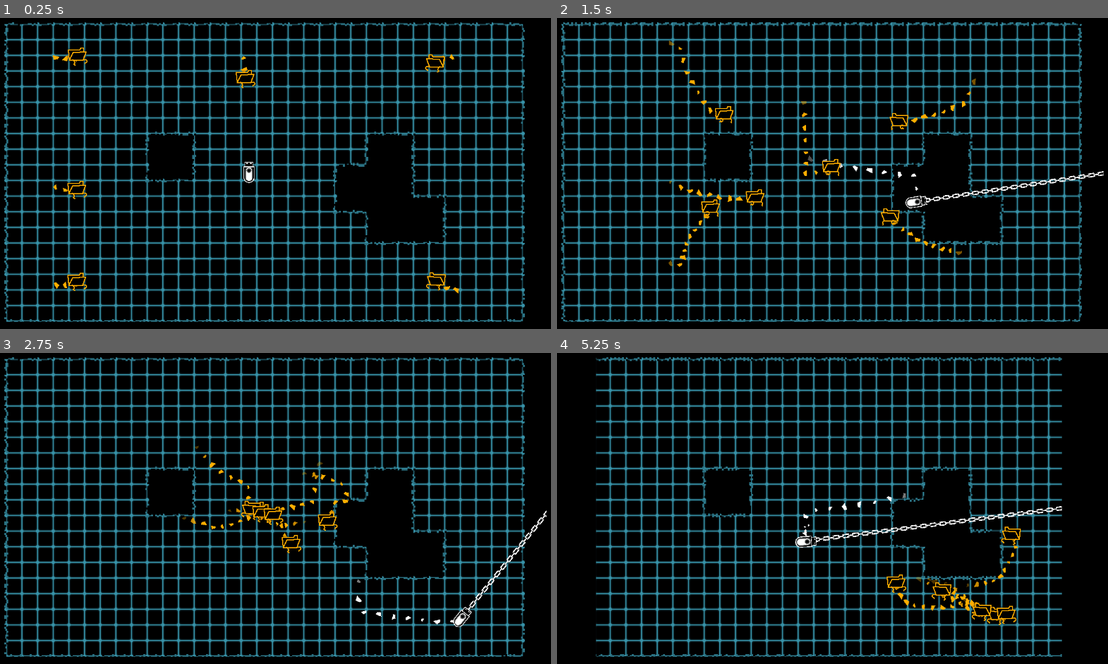
Above: before the commit, frames 1-4 (two rows, left to right).
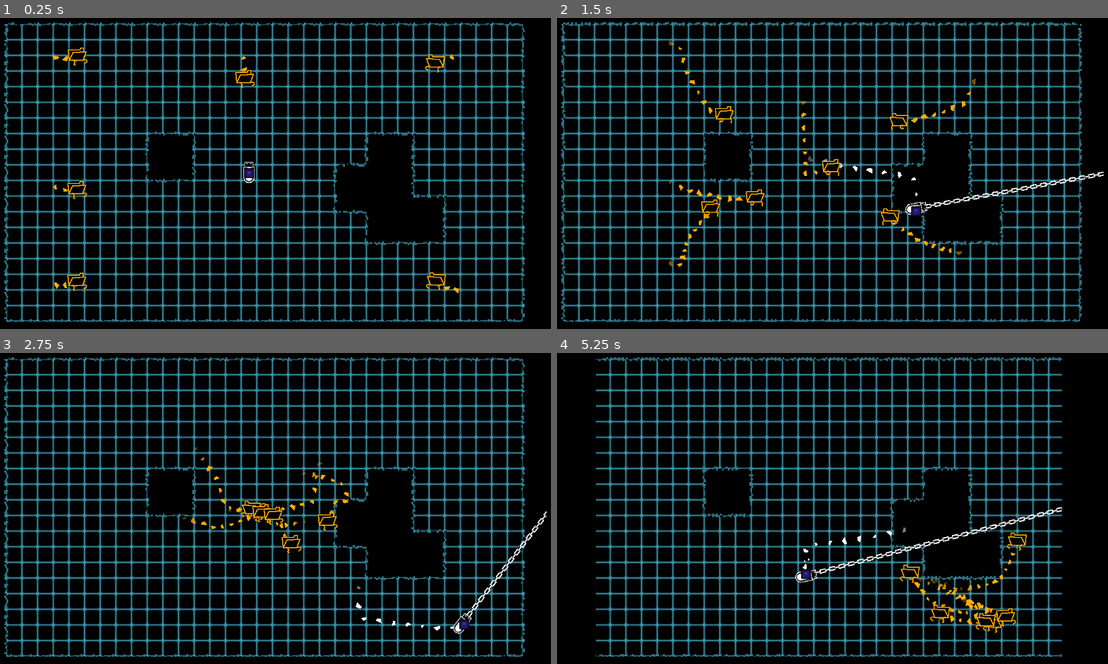
Above: after the commit, the same moments.

Repository: SomeSortOfSam/Hardest_Drive
Game: Godot game, scene res://scenes/gamplay.tscn
Same seed, same stepped clock (60 frames per second), same inputs: the game is played once before the commit and once after it. The engine's default icon, where the game draws it, is replaced by a stand-in: a white triangle on a blue panel in a dark square. Sound files missing from this copy of the repository are replaced by a short silence.
Inputs (mouse positions are in pixels of both pictures, inside the frame that each line leads up to):
- Up to frame 1 (0.25 s): no input
- Up to frame 2 (1.5 s): move the mouse to (953, 154) at 0.52 s; hold D (player_right) 0.53-1.28 s; click (953, 154) at 0.67 s; move the mouse to (716, 185) at 1.27 s; hold S (player_down) from 1.28 s (still down)
- Up to frame 3 (2.75 s): move the mouse to (330, 436) at 2.02 s; release S (player_down) at 2.03 s; hold D (player_right) from 2.03 s (still down)
- Up to frame 4 (5.25 s): move the mouse to (799, 567) at 2.77 s; release D (player_right) at 2.78 s; hold W (player_up) 2.78-3.53 s; click (799, 567) at 2.92 s; move the mouse to (997, 552) at 3.52 s; hold A (player_left) 3.53-5.03 s; move the mouse to (661, 458) at 4.27 s; move the mouse to (854, 505) at 5.02 s; hold S (player_down) from 5.03 s (still down); click (854, 505) at 5.17 s

The runs differ from the first frame. In frame 1, 0.1% of the frame differs, in the area x 42-47%, y 15-54%; in frame 2, 0.8%; in frame 3, 0.9%; in frame 4, 2.7%, in the area x 43-92%, y 44-91%.

Commit message:
Made player fall when over hole

Diff:
--- a/scenes/gamplay.tscn
+++ b/scenes/gamplay.tscn
@@ -254,6 +254,9 @@
 1:0/0 = 0
 1:0/0/terrain_set = 0
 1:0/0/terrain = 0
+1:0/0/physics_layer_0/linear_velocity = Vector2(0, 0)
+1:0/0/physics_layer_0/angular_velocity = 0.0
+1:0/0/physics_layer_0/polygon_0/points = PackedVector2Array(-16, -16, 32, -16, 32, 16, -16, 16)
 1:0/0/terrains_peering_bit/right_side = 0
 1:0/0/navigation_layer_0/polygon = SubResource("NavigationPolygon_apgcb")
 2:0/animation_columns = 4
@@ -265,6 +268,9 @@
 2:0/0 = 0
 2:0/0/terrain_set = 0
 2:0/0/terrain = 0
+2:0/0/physics_layer_0/linear_velocity = Vector2(0, 0)
+2:0/0/physics_layer_0/angular_velocity = 0.0
+2:0/0/physics_layer_0/polygon_0/points = PackedVector2Array(-32, -16, 32, -16, 32, 16, -32, 16)
 2:0/0/terrains_peering_bit/right_side = 0
 2:0/0/terrains_peering_bit/left_side = 0
 2:0/0/navigation_layer_0/polygon = SubResource("NavigationPolygon_g2aiy")
@@ -277,6 +283,9 @@
 3:0/0 = 0
 3:0/0/terrain_set = 0
 3:0/0/terrain = 0
+3:0/0/physics_layer_0/linear_velocity = Vector2(0, 0)
+3:0/0/physics_layer_0/angular_velocity = 0.0
+3:0/0/physics_layer_0/polygon_0/points = PackedVector2Array(-32, -16, 16, -16, 16, 16, -32, 16)
 3:0/0/terrains_peering_bit/left_side = 0
 3:0/0/navigation_layer_0/polygon = SubResource("NavigationPolygon_6qc3b")
 4:0/animation_columns = 4
@@ -288,6 +297,9 @@
 4:0/0 = 0
 4:0/0/terrain_set = 0
 4:0/0/terrain = 0
+4:0/0/physics_layer_0/linear_velocity = Vector2(0, 0)
+4:0/0/physics_layer_0/angular_velocity = 0.0
+4:0/0/physics_layer_0/polygon_0/points = PackedVector2Array(-32, 16, -32, -16, -32, -32, -16, -32, 16, -32, 16, -16, 32, -16, 32, 16, 16, 16, 16, 32, -16, 32, -17.25, 16)
 4:0/0/terrains_peering_bit/right_side = 0
 4:0/0/terrains_peering_bit/bottom_side = 0
 4:0/0/terrains_peering_bit/left_side = 0
@@ -303,6 +315,9 @@
 5:0/0 = 0
 5:0/0/terrain_set = 0
 5:0/0/terrain = 0
+5:0/0/physics_layer_0/linear_velocity = Vector2(0, 0)
+5:0/0/physics_layer_0/angular_velocity = 0.0
+5:0/0/physics_layer_0/polygon_0/points = PackedVector2Array(-32, 16, -32, -16, -16, -16, 16, -16, 32, -16, 32, 16, 32, 32, 16, 32, -16, 32, -16, 16)
 5:0/0/terrains_peering_bit/right_side = 0
 5:0/0/terrains_peering_bit/bottom_right_corner = 0
 5:0/0/terrains_peering_bit/bottom_side = 0
@@ -317,6 +332,9 @@
 6:0/0 = 0
 6:0/0/terrain_set = 0
 6:0/0/terrain = 0
+6:0/0/physics_layer_0/linear_velocity = Vector2(0, 0)
+6:0/0/physics_layer_0/angular_velocity = 0.0
+6:0/0/physics_layer_0/polygon_0/points = PackedVector2Array(-32, 16, -32, -16, -16, -16, 32, -16, 32, 16, 16, 16, 16, 32, -16, 32, -32, 32)
 6:0/0/terrains_peering_bit/right_side = 0
 6:0/0/terrains_peering_bit/bottom_side = 0
 6:0/0/terrains_peering_bit/bottom_left_corner = 0
@@ -331,6 +349,9 @@
 7:0/0 = 0
 7:0/0/terrain_set = 0
 7:0/0/terrain = 0
+7:0/0/physics_layer_0/linear_velocity = Vector2(0, 0)
+7:0/0/physics_layer_0/angular_velocity = 0.0
+7:0/0/physics_layer_0/polygon_0/points = PackedVector2Array(-32, 16, -32, -16, -16, -16, -16, -32, 16, -32, 32, -32, 32, -16, 32, 16, 16, 16, 16, 32, -16, 32, -16, 16)
 7:0/0/terrains_peering_bit/right_side = 0
 7:0/0/terrains_peering_bit/bottom_side = 0
 7:0/0/terrains_peering_bit/left_side = 0
@@ -346,6 +367,9 @@
 8:0/0 = 0
 8:0/0/terrain_set = 0
 8:0/0/terrain = 0
+8:0/0/physics_layer_0/linear_velocity = Vector2(0, 0)
+8:0/0/physics_layer_0/angular_velocity = 0.0
+8:0/0/physics_layer_0/polygon_0/points = PackedVector2Array(32, -16, 32, 16, 32, 32, 16, 32, -16, 32, -16, -16)
 8:0/0/terrains_peering_bit/right_side = 0
 8:0/0/terrains_peering_bit/bottom_right_corner = 0
 8:0/0/terrains_peering_bit/bottom_side = 0
@@ -359,6 +383,9 @@
 9:0/0 = 0
 9:0/0/terrain_set = 0
 9:0/0/terrain = 0
+9:0/0/physics_layer_0/linear_velocity = Vector2(0, 0)
+9:0/0/physics_layer_0/angular_velocity = 0.0
+9:0/0/physics_layer_0/polygon_0/points = PackedVector2Array(32, -16, 32, 32, -32, 32, -32, -16)
 9:0/0/terrains_peering_bit/right_side = 0
 9:0/0/terrains_peering_bit/bottom_right_corner = 0
 9:0/0/terrains_peering_bit/bottom_side = 0
@@ -374,6 +401,9 @@
 10:0/0 = 0
 10:0/0/terrain_set = 0
 10:0/0/terrain = 0
+10:0/0/physics_layer_0/linear_velocity = Vector2(0, 0)
+10:0/0/physics_layer_0/angular_velocity = 0.0
+10:0/0/physics_layer_0/polygon_0/points = PackedVector2Array(16, -16, 32, -16, 32, 32, -16, 32, -32, 32, -32, 16, -32, -16, -16, -16, -16, -32, 16, -32)
 10:0/0/terrains_peering_bit/right_side = 0
 10:0/0/terrains_peering_bit/bottom_right_corner = 0
 10:0/0/terrains_peering_bit/bottom_side = 0
@@ -390,6 +420,9 @@
 11:0/0 = 0
 11:0/0/terrain_set = 0
 11:0/0/terrain = 0
+11:0/0/physics_layer_0/linear_velocity = Vector2(0, 0)
+11:0/0/physics_layer_0/angular_velocity = 0.0
+11:0/0/physics_layer_0/polygon_0/points = PackedVector2Array(16, -16, 16, 32, -32, 32, -32, -16)
 11:0/0/terrains_peering_bit/bottom_side = 0
 11:0/0/terrains_peering_bit/bottom_left_corner = 0
 11:0/0/terrains_peering_bit/left_side = 0
@@ -402,6 +435,9 @@
 0:1/0 = 0
 0:1/0/terrain_set = 0
 0:1/0/terrain = 0
+0:1/0/physics_layer_0/linear_velocity = Vector2(0, 0)
+0:1/0/physics_layer_0/angular_velocity = 0.0
+0:1/0/physics_layer_0/polygon_0/points = PackedVector2Array(-16, -16, 16, -16, 16, 32, -16, 32)
 0:1/0/terrains_peering_bit/bottom_side = 0
 0:1/0/navigation_layer_0/polygon = SubResource("NavigationPolygon_rrtjo")
 1:1/animation_separation = Vector2i(11, 0)
@@ -412,6 +448,9 @@
 1:1/0 = 0
 1:1/0/terrain_set = 0
 1:1/0/terrain = 0
+1:1/0/physics_layer_0/linear_velocity = Vector2(0, 0)
+1:1/0/physics_layer_0/angular_velocity = 0.0
+1:1/0/physics_layer_0/polygon_0/points = PackedVector2Array(-16, -16, 32, -16, 32, 16, 16, 16, 16, 32, -16, 32)
 1:1/0/terrains_peering_bit/right_side = 0
 1:1/0/terrains_peering_bit/bottom_side = 0
 1:1/0/navigation_layer_0/polygon = SubResource("NavigationPolygon_us77v")
@@ -423,6 +462,9 @@
 2:1/0 = 0
 2:1/0/terrain_set = 0
 2:1/0/terrain = 0
+2:1/0/physics_layer_0/linear_velocity = Vector2(0, 0)
+2:1/0/physics_layer_0/angular_velocity = 0.0
+2:1/0/physics_layer_0/polygon_0/points = PackedVector2Array(32, -16, 32, 16, 16, 16, 16, 32, -16, 32, -16, 16, -32, 16, -32, -16)
 2:1/0/terrains_peering_bit/right_side = 0
 2:1/0/terrains_peering_bit/bottom_side = 0
 2:1/0/terrains_peering_bit/left_side = 0
@@ -435,6 +477,9 @@
 3:1/0 = 0
 3:1/0/terrain_set = 0
 3:1/0/terrain = 0
+3:1/0/physics_layer_0/linear_velocity = Vector2(0, 0)
+3:1/0/physics_layer_0/angular_velocity = 0.0
+3:1/0/physics_layer_0/polygon_0/points = PackedVector2Array(16, -16, 16, 32, -16, 32, -16, 16, -32, 16, -32, -16)
 3:1/0/terrains_peering_bit/bottom_side = 0
 3:1/0/terrains_peering_bit/left_side = 0
 3:1/0/navigation_layer_0/polygon = SubResource("NavigationPolygon_887xa")
@@ -446,6 +491,9 @@
 4:1/0 = 0
 4:1/0/terrain_set = 0
 4:1/0/terrain = 0
+4:1/0/physics_layer_0/linear_velocity = Vector2(0, 0)
+4:1/0/physics_layer_0/angular_velocity = 0.0
+4:1/0/physics_layer_0/polygon_0/points = PackedVector2Array(-16, -16, -16, -32, 16, -32, 16, -16, 32, -16, 32, 16, 32, 32, 16, 32, -16, 32, -16, 16)
 4:1/0/terrains_peering_bit/right_side = 0
 4:1/0/terrains_peering_bit/bottom_right_corner = 0
 4:1/0/terrains_peering_bit/bottom_side = 0
@@ -459,6 +507,9 @@
 5:1/0 = 0
 5:1/0/terrain_set = 0
 5:1/0/terrain = 0
+5:1/0/physics_layer_0/linear_velocity = Vector2(0, 0)
+5:1/0/physics_layer_0/angular_velocity = 0.0
+5:1/0/physics_layer_0/polygon_0/points = PackedVector2Array(16, -32, 32, -32, 32, -16, 32, 16, 32, 32, 16, 32, -16, 32, -32, 32, -32, 16, -32, -16, -16, -16, -16, -32)
 5:1/0/terrains_peering_bit/right_side = 0
 5:1/0/terrains_peering_bit/bottom_right_corner = 0
 5:1/0/terrains_peering_bit/bottom_side = 0
@@ -475,6 +526,9 @@
 6:1/0 = 0
 6:1/0/terrain_set = 0
 6:1/0/terrain = 0
+6:1/0/physics_layer_0/linear_velocity = Vector2(0, 0)
+6:1/0/physics_layer_0/angular_velocity = 0.0
+6:1/0/physics_layer_0/polygon_0/points = PackedVector2Array(16, -32, 16, -16, 32, -16, 32, 16, 32, 32, 16, 32, -16, 32, -32, 32, -32, 16, -32, -16, -32, -32, -16, -32)
 6:1/0/terrains_peering_bit/right_side = 0
 6:1/0/terrains_peering_bit/bottom_right_corner = 0
 6:1/0/terrains_peering_bit/bottom_side = 0
@@ -491,6 +545,9 @@
 7:1/0 = 0
 7:1/0/terrain_set = 0
 7:1/0/terrain = 0
+7:1/0/physics_layer_0/linear_velocity = Vector2(0, 0)
+7:1/0/physics_layer_0/angular_velocity = 0.0
+7:1/0/physics_layer_0/polygon_0/points = PackedVector2Array(-16, -16, -16, -32, 16, -32, 16, 32, -16, 32, -32, 32, -32, -16)
 7:1/0/terrains_peering_bit/bottom_side = 0
 7:1/0/terrains_peering_bit/bottom_left_corner = 0
 7:1/0/terrains_peering_bit/left_side = 0
@@ -504,6 +561,9 @@
 8:1/0 = 0
 8:1/0/terrain_set = 0
 8:1/0/terrain = 0
+8:1/0/physics_layer_0/linear_velocity = Vector2(0, 0)
+8:1/0/physics_layer_0/angular_velocity = 0.0
+8:1/0/physics_layer_0/polygon_0/points = PackedVector2Array(32, -32, 32, 32, -16, 32, -16, 16, -32, 16, -32, -16, -16, -16, -16, -32)
 8:1/0/terrains_peering_bit/right_side = 0
 8:1/0/terrains_peering_bit/bottom_right_corner = 0
 8:1/0/terrains_peering_bit/bottom_side = 0
@@ -519,6 +579,9 @@
 9:1/0 = 0
 9:1/0/terrain_set = 0
 9:1/0/terrain = 0
+9:1/0/physics_layer_0/linear_velocity = Vector2(0, 0)
+9:1/0/physics_layer_0/angular_velocity = 0.0
+9:1/0/physics_layer_0/polygon_0/points = PackedVector2Array(32, -32, 32, 32, -32, 32, -32, -32)
 9:1/0/terrains_peering_bit/right_side = 0
 9:1/0/terrains_peering_bit/bottom_right_corner = 0
 9:1/0/terrains_peering_bit/bottom_side = 0
@@ -536,6 +599,9 @@
 10:1/0 = 0
 10:1/0/terrain_set = 0
 10:1/0/terrain = 0
+10:1/0/physics_layer_0/linear_velocity = Vector2(0, 0)
+10:1/0/physics_layer_0/angular_velocity = 0.0
+10:1/0/physics_layer_0/polygon_0/points = PackedVector2Array(32, -32, 32, -16, 32, 16, 16, 16, 16, 32, -16, 32, -32, 32, -32, 16, -32, -16, -16, -16, -16, -32, 16, -32)
 10:1/0/terrains_peering_bit/right_side = 0
 10:1/0/terrains_peering_bit/bottom_side = 0
 10:1/0/terrains_peering_bit/bottom_left_corner = 0
@@ -551,6 +617,9 @@
 11:1/0 = 0
 11:1/0/terrain_set = 0
 11:1/0/terrain = 0
+11:1/0/physics_layer_0/linear_velocity = Vector2(0, 0)
+11:1/0/physics_layer_0/angular_velocity = 0.0
+11:1/0/physics_layer_0/polygon_0/points = PackedVector2Array(16, -32, 16, 32, -32, 32, -32, -32)
 11:1/0/terrains_peering_bit/bottom_side = 0
 11:1/0/terrains_peering_bit/bottom_left_corner = 0
 11:1/0/terrains_peering_bit/left_side = 0
@@ -565,6 +634,9 @@
 0:2/0 = 0
 0:2/0/terrain_set = 0
 0:2/0/terrain = 0
+0:2/0/physics_layer_0/linear_velocity = Vector2(0, 0)
+0:2/0/physics_layer_0/angular_velocity = 0.0
+0:2/0/physics_layer_0/polygon_0/points = PackedVector2Array(-16, -32, 16, -32, 16, 32, -16, 32)
 0:2/0/terrains_peering_bit/bottom_side = 0
 0:2/0/terrains_peering_bit/top_side = 0
 0:2/0/navigation_layer_0/polygon = SubResource("NavigationPolygon_o11y3")
@@ -576,6 +648,9 @@
 1:2/0 = 0
 1:2/0/terrain_set = 0
 1:2/0/terrain = 0
+1:2/0/physics_layer_0/linear_velocity = Vector2(0, 0)
+1:2/0/physics_layer_0/angular_velocity = 0.0
+1:2/0/physics_layer_0/polygon_0/points = PackedVector2Array(-16, -32, 16, -32, 16, -16, 32, -16, 32, 16, 16, 16, 16, 32, -16, 32)
 1:2/0/terrains_peering_bit/right_side = 0
 1:2/0/terrains_peering_bit/bottom_side = 0
 1:2/0/terrains_peering_bit/top_side = 0
@@ -588,6 +663,9 @@
 2:2/0 = 0
 2:2/0/terrain_set = 0
 2:2/0/terrain = 0
+2:2/0/physics_layer_0/linear_velocity = Vector2(0, 0)
+2:2/0/physics_layer_0/angular_velocity = 0.0
+2:2/0/physics_layer_0/polygon_0/points = PackedVector2Array(-32, 16, -32, -16, -16, -16, -16, -32, 16, -32, 16, -16, 32, -16, 32, 16, 16, 16, 16, 32, -16, 32, -17.25, 16)
 2:2/0/terrains_peering_bit/right_side = 0
 2:2/0/terrains_peering_bit/bottom_side = 0
 2:2/0/terrains_peering_bit/left_side = 0
@@ -601,6 +679,9 @@
 3:2/0 = 0
 3:2/0/terrain_set = 0
 3:2/0/terrain = 0
+3:2/0/physics_layer_0/linear_velocity = Vector2(0, 0)
+3:2/0/physics_layer_0/angular_velocity = 0.0
+3:2/0/physics_layer_0/polygon_0/points = PackedVector2Array(16, 32, -16, 32, -16, 16, -32, 16, -32, -16, -16, -16, -16, -32, 16, -32)
 3:2/0/terrains_peering_bit/bottom_side = 0
 3:2/0/terrains_peering_bit/left_side = 0
 3:2/0/terrains_peering_bit/top_side = 0
@@ -613,6 +694,9 @@
 4:2/0 = 0
 4:2/0/terrain_set = 0
 4:2/0/terrain = 0
+4:2/0/physics_layer_0/linear_velocity = Vector2(0, 0)
+4:2/0/physics_layer_0/angular_velocity = 0.0
+4:2/0/physics_layer_0/polygon_0/points = PackedVector2Array(-16, -16, -16, -32, 16, -32, 32, -32, 32, -16, 32, 16, 16, 16, 16, 32, -16, 32, -16, 16)
 4:2/0/terrains_peering_bit/right_side = 0
 4:2/0/terrains_peering_bit/bottom_side = 0
 4:2/0/terrains_peering_bit/top_side = 0
@@ -626,6 +710,9 @@
 5:2/0 = 0
 5:2/0/terrain_set = 0
 5:2/0/terrain = 0
+5:2/0/physics_layer_0/linear_velocity = Vector2(0, 0)
+5:2/0/physics_layer_0/angular_velocity = 0.0
+5:2/0/physics_layer_0/polygon_0/points = PackedVector2Array(16, -32, 32, -32, 32, -16, 32, 16, 32, 32, 16, 32, -16, 32, -17.25, 16, -32, 16, -32, -16, -32, -32, -16, -32)
 5:2/0/terrains_peering_bit/right_side = 0
 5:2/0/terrains_peering_bit/bottom_right_corner = 0
 5:2/0/terrains_peering_bit/bottom_side = 0
@@ -642,6 +729,9 @@
 6:2/0 = 0
 6:2/0/terrain_set = 0
 6:2/0/terrain = 0
+6:2/0/physics_layer_0/linear_velocity = Vector2(0, 0)
+6:2/0/physics_layer_0/angular_velocity = 0.0
+6:2/0/physics_layer_0/polygon_0/points = PackedVector2Array(16, -32, 32, -32, 32, -16, 32, 16, 16, 16, 16, 32, -16, 32, -32, 32, -32, 16, -32, -16, -32, -32, -16, -32)
 6:2/0/terrains_peering_bit/right_side = 0
 6:2/0/terrains_peering_bit/bottom_side = 0
 6:2/0/terrains_peering_bit/bottom_left_corner = 0
@@ -658,6 +748,9 @@
 7:2/0 = 0
 7:2/0/terrain_set = 0
 7:2/0/terrain = 0
+7:2/0/physics_layer_0/linear_velocity = Vector2(0, 0)
+7:2/0/physics_layer_0/angular_velocity = 0.0
+7:2/0/physics_layer_0/polygon_0/points = PackedVector2Array(-32, -32, -16, -32, 16, -32, 16, 32, -16, 32, -16, 16, -32, 16, -32, -16)
 7:2/0/terrains_peering_bit/bottom_side = 0
 7:2/0/terrains_peering_bit/left_side = 0
 7:2/0/terrains_peering_bit/top_left_corner = 0
@@ -671,6 +764,9 @@
 8:2/0 = 0
 8:2/0/terrain_set = 0
 8:2/0/terrain = 0
+8:2/0/physics_layer_0/linear_velocity = Vector2(0, 0)
+8:2/0/physics_layer_0/angular_velocity = 0.0
+8:2/0/physics_layer_0/polygon_0/points = PackedVector2Array(32, -32, 32, 32, -16, 32, -16, -32)
 8:2/0/terrains_peering_bit/right_side = 0
 8:2/0/terrains_peering_bit/bottom_right_corner = 0
 8:2/0/terrains_peering_bit/bottom_side = 0
@@ -685,6 +781,9 @@
 9:2/0 = 0
 9:2/0/terrain_set = 0
 9:2/0/terrain = 0
+9:2/0/physics_layer_0/linear_velocity = Vector2(0, 0)
+9:2/0/physics_layer_0/angular_velocity = 0.0
+9:2/0/physics_layer_0/polygon_0/points = PackedVector2Array(16, -16, 32, -16, 32, 32, -16, 32, -16.25, 16, -32, 16, -32, -16, -32, -32, -16, -32, 16, -32)
 9:2/0/terrains_peering_bit/right_side = 0
 9:2/0/terrains_peering_bit/bottom_right_corner = 0
 9:2/0/terrains_peering_bit/bottom_side = 0
@@ -700,6 +799,9 @@
 11:2/0 = 0
 11:2/0/terrain_set = 0
 11:2/0/terrain = 0
+11:2/0/physics_layer_0/linear_velocity = Vector2(0, 0)
+11:2/0/physics_layer_0/angular_velocity = 0.0
+11:2/0/physics_layer_0/polygon_0/points = PackedVector2Array(16, -16, 32, -16, 32, 16, 16, 16, 16, 32, -16, 32, -32, 32, -32, 16, -32, -16, -32, -32, -16, -32, 16, -32)
 11:2/0/terrains_peering_bit/right_side = 0
 11:2/0/terrains_peering_bit/bottom_side = 0
 11:2/0/terrains_peering_bit/bottom_left_corner = 0
@@ -716,6 +818,9 @@
 0:3/0 = 0
 0:3/0/terrain_set = 0
 0:3/0/terrain = 0
+0:3/0/physics_layer_0/linear_velocity = Vector2(0, 0)
+0:3/0/physics_layer_0/angular_velocity = 0.0
+0:3/0/physics_layer_0/polygon_0/points = PackedVector2Array(-16, -32, 16, -32, 16, 16, -16, 16)
 0:3/0/terrains_peering_bit/top_side = 0
 0:3/0/navigation_layer_0/polygon = SubResource("NavigationPolygon_e8dv4")
 1:3/animation_separation = Vector2i(11, 0)
@@ -726,6 +831,9 @@
 1:3/0 = 0
 1:3/0/terrain_set = 0
 1:3/0/terrain = 0
+1:3/0/physics_layer_0/linear_velocity = Vector2(0, 0)
+1:3/0/physics_layer_0/angular_velocity = 0.0
+1:3/0/physics_layer_0/polygon_0/points = PackedVector2Array(-16, 16, -16, -32, 16, -32, 16, -16, 32, -16, 32, 16)
 1:3/0/terrains_peering_bit/right_side = 0
 1:3/0/terrains_peering_bit/top_side = 0
 1:3/0/navigation_layer_0/polygon = SubResource("NavigationPolygon_gla72")
@@ -737,6 +845,9 @@
 2:3/0 = 0
 2:3/0/terrain_set = 0
 2:3/0/terrain = 0
+2:3/0/physics_layer_0/linear_velocity = Vector2(0, 0)
+2:3/0/physics_layer_0/angular_velocity = 0.0
+2:3/0/physics_layer_0/polygon_0/points = PackedVector2Array(-32, 16, -32, -16, -16, -16, -16, -32, 16, -32, 16, -16, 32, -16, 32, 16)
 2:3/0/terrains_peering_bit/right_side = 0
 2:3/0/terrains_peering_bit/left_side = 0
 2:3/0/terrains_peering_bit/top_side = 0
@@ -749,6 +860,9 @@
 3:3/0 = 0
 3:3/0/terrain_set = 0
 3:3/0/terrain = 0
+3:3/0/physics_layer_0/linear_velocity = Vector2(0, 0)
+3:3/0/physics_layer_0/angular_velocity = 0.0
+3:3/0/physics_layer_0/polygon_0/points = PackedVector2Array(16, 16, -32, 16, -32, -16, -16, -16, -16, -32, 16, -32)
 3:3/0/terrains_peering_bit/left_side = 0
 3:3/0/terrains_peering_bit/top_side = 0
 3:3/0/navigation_layer_0/polygon = SubResource("NavigationPolygon_l5fro")
@@ -760,6 +874,9 @@
 4:3/0 = 0
 4:3/0/terrain_set = 0
 4:3/0/terrain = 0
+4:3/0/physics_layer_0/linear_velocity = Vector2(0, 0)
+4:3/0/physics_layer_0/angular_velocity = 0.0
+4:3/0/physics_layer_0/polygon_0/points = PackedVector2Array(-32, 16, -32, -16, -16, -16, -16, -32, 16, -32, 16, -16, 32, -16, 32, 16, 16, 16, 16, 32, -16, 32, -32, 32)
 4:3/0/terrains_peering_bit/right_side = 0
 4:3/0/terrains_peering_bit/bottom_side = 0
 4:3/0/terrains_peering_bit/bottom_left_corner = 0
@@ -774,6 +891,9 @@
 5:3/0 = 0
 5:3/0/terrain_set = 0
 5:3/0/terrain = 0
+5:3/0/physics_layer_0/linear_velocity = Vector2(0, 0)
+5:3/0/physics_layer_0/angular_velocity = 0.0
+5:3/0/physics_layer_0/polygon_0/points = PackedVector2Array(16, -32, 32, -32, 32, -16, 32, 16, -32, 16, -32, -16, -16, -16, -16, -32)
 5:3/0/terrains_peering_bit/right_side = 0
 5:3/0/terrains_peering_bit/left_side = 0
 5:3/0/terrains_peering_bit/top_side = 0
@@ -787,6 +907,9 @@
 6:3/0 = 0
 6:3/0/terrain_set = 0
 6:3/0/terrain = 0
+6:3/0/physics_layer_0/linear_velocity = Vector2(0, 0)
+6:3/0/physics_layer_0/angular_velocity = 0.0
+6:3/0/physics_layer_0/polygon_0/points = PackedVector2Array(16, -32, 16, -16, 32, -16, 32, 16, -32, 16, -32, -16, -32, -32, -16, -32)
 6:3/0/terrains_peering_bit/right_side = 0
 6:3/0/terrains_peering_bit/left_side = 0
 6:3/0/terrains_peering_bit/top_left_corner = 0
@@ -800,6 +923,9 @@
 7:3/0 = 0
 7:3/0/terrain_set = 0
 7:3/0/terrain = 0
+7:3/0/physics_layer_0/linear_velocity = Vector2(0, 0)
+7:3/0/physics_layer_0/angular_velocity = 0.0
+7:3/0/physics_layer_0/polygon_0/points = PackedVector2Array(-32, 16, -32, -16, -16, -16, -16, -32, 16, -32, 16, -16, 32, -16, 32, 16, 32, 32, 16, 32, -16, 32, -16, 16)
 7:3/0/terrains_peering_bit/right_side = 0
 7:3/0/terrains_peering_bit/bottom_right_corner = 0
 7:3/0/terrains_peering_bit/bottom_side = 0
@@ -814,6 +940,9 @@
 8:3/0 = 0
 8:3/0/terrain_set = 0
 8:3/0/terrain = 0
+8:3/0/physics_layer_0/linear_velocity = Vector2(0, 0)
+8:3/0/physics_layer_0/angular_velocity = 0.0
+8:3/0/physics_layer_0/polygon_0/points = PackedVector2Array(32, -32, 32, 16, -16, 16, -16, -32)
 8:3/0/terrains_peering_bit/right_side = 0
 8:3/0/terrains_peering_bit/top_side = 0
 8:3/0/terrains_peering_bit/top_right_corner = 0
@@ -826,6 +955,9 @@
 9:3/0 = 0
 9:3/0/terrain_set = 0
 9:3/0/terrain = 0
+9:3/0/physics_layer_0/linear_velocity = Vector2(0, 0)
+9:3/0/physics_layer_0/angular_velocity = 0.0
+9:3/0/physics_layer_0/polygon_0/points = PackedVector2Array(32, -32, 32, -16, 32, 16, 16, 16, 16, 32, -16, 32, -16, 16, -32, 16, -32, -16, -32, -32, -16, -32, 16, -32)
 9:3/0/terrains_peering_bit/right_side = 0
 9:3/0/terrains_peering_bit/bottom_side = 0
 9:3/0/terrains_peering_bit/left_side = 0
@@ -841,6 +973,9 @@
 10:3/0 = 0
 10:3/0/terrain_set = 0
 10:3/0/terrain = 0
+10:3/0/physics_layer_0/linear_velocity = Vector2(0, 0)
+10:3/0/physics_layer_0/angular_velocity = 0.0
+10:3/0/physics_layer_0/polygon_0/points = PackedVector2Array(32, -32, 32, -16, 32, 16, -32, 16, -32, -16, -32, -32, -16, -32, 16, -32)
 10:3/0/terrains_peering_bit/right_side = 0
 10:3/0/terrains_peering_bit/left_side = 0
 10:3/0/terrains_peering_bit/top_left_corner = 0
@@ -856,6 +991,9 @@
 11:3/0 = 0
 11:3/0/terrain_set = 0
 11:3/0/terrain = 0
+11:3/0/physics_layer_0/linear_velocity = Vector2(0, 0)
+11:3/0/physics_layer_0/angular_velocity = 0.0
+11:3/0/physics_layer_0/polygon_0/points = PackedVector2Array(16, -32, 16, 16, -32, 16, -32, -32)
 11:3/0/terrains_peering_bit/left_side = 0
 11:3/0/terrains_peering_bit/top_left_corner = 0
 11:3/0/terrains_peering_bit/top_side = 0
@@ -869,10 +1007,15 @@
 0:0/0 = 0
 0:0/0/terrain_set = 0
 0:0/0/terrain = 0
+0:0/0/physics_layer_0/linear_velocity = Vector2(0, 0)
+0:0/0/physics_layer_0/angular_velocity = 0.0
+0:0/0/physics_layer_0/polygon_0/points = PackedVector2Array(-16, -16, 16, -16, 16, 16, -16, 16)
 0:0/0/navigation_layer_0/polygon = SubResource("NavigationPolygon_0xnho")
 
 [sub_resource type="TileSet" id="TileSet_w00hl"]
 tile_size = Vector2i(64, 64)
+physics_layer_0/collision_layer = 16
+physics_layer_0/collision_mask = 0
 terrain_set_0/mode = 0
 terrain_set_0/terrain_0/name = "Terrain 0"
 terrain_set_0/terrain_0/color = Color(1, 1, 1, 1)
--- a/scenes/player.tscn
+++ b/scenes/player.tscn
@@ -7,6 +7,7 @@
 [ext_resource type="Texture2D" uid="uid://bmosig3ogd0pl" path="res://assets/chain.png" id="3_6sanu"]
 [ext_resource type="Texture2D" uid="uid://u8hxjcct1lw3" path="res://assets/drive_toggle.png" id="4_up6xg"]
 [ext_resource type="Texture2D" uid="uid://bq4w6aoshfec0" path="res://assets/ParticleLine.png" id="5_srnni"]
+[ext_resource type="Texture2D" uid="uid://bakv4suv6mptr" path="res://icon.svg" id="8_1yueg"]
 
 [sub_resource type="Gradient" id="Gradient_e2cr0"]
 offsets = PackedFloat32Array(0.814815, 1)
@@ -253,6 +254,8 @@
 scale_min = 0.5
 color_ramp = SubResource("GradientTexture1D_t3yx8")
 
+[sub_resource type="CircleShape2D" id="CircleShape2D_hcu1o"]
+
 [node name="Player" type="CharacterBody2D"]
 texture_filter = 1
 script = ExtResource("1_0okmc")
@@ -328,4 +331,19 @@
 stream = ExtResource("3_6a6uj")
 autoplay = true
 
+[node name="TileMapCheck" type="Area2D" parent="."]
+position = Vector2(-33.205, 0)
+collision_layer = 0
+collision_mask = 16
+
+[node name="CollisionShape2D" type="CollisionShape2D" parent="TileMapCheck"]
+shape = SubResource("CircleShape2D_hcu1o")
+
+[node name="Sprite2D" type="Sprite2D" parent="TileMapCheck"]
+position = Vector2(-3.8147e-06, 0.999996)
+scale = Vector2(0.15625, 0.15625)
+texture = ExtResource("8_1yueg")
+
 [connection signal="area_entered" from="HitBox" to="." method="_on_hit_box_area_entered"]
+[connection signal="body_entered" from="TileMapCheck" to="." method="_on_tile_map_check_body_entered"]
+[connection signal="body_exited" from="TileMapCheck" to="." method="_on_tile_map_check_body_exited"]
--- a/scripts/player.gd
+++ b/scripts/player.gd
@@ -12,11 +12,14 @@
 @onready var animator :AnimationPlayer = $AnimationPlayer
 @onready var harpoon_hit :GPUParticles2D = $HarpoonHit
 @onready var audio : AudioStreamPlayer = $AudioStreamPlayer
+@onready var tile_map_checker : Area2D = $TileMapCheck
 
 var harpoon_tween : Tween
 var rotate_tween : Tween
 var harpoon_direction : float
 var harpoon_target : CollisionObject2D
+var is_overlaping_tilemap := false
+var gravity = ProjectSettings.get_setting("physics/2d/default_gravity")
 
 signal pull_requested(direction : float)
 
@@ -31,9 +34,13 @@
 		velocity.x = move_toward(velocity.x, 0, SPEED)
 	if vertical_input:
 		velocity.y = vertical_input * SPEED
-	else:
+	elif is_overlaping_tilemap:
 		velocity.y = move_toward(velocity.y, 0, SPEED)
 	walk_dust.emitting = velocity.length() > 0
+
+	tile_map_checker.position = velocity*delta
+	if !is_overlaping_tilemap:
+		velocity.y += gravity * delta
 
 	move_and_slide()
 
@@ -132,3 +139,13 @@
 
 func _on_hit_box_area_entered(area : Area2D):
 	velocity += (global_position - area.global_position).normalized() * SPEED * 10
+
+
+func _on_tile_map_check_body_entered(body):
+	is_overlaping_tilemap = true
+	tile_map_checker.modulate = Color.REBECCA_PURPLE
+	velocity.y = 0
+
+func _on_tile_map_check_body_exited(body):
+	is_overlaping_tilemap = false
+	tile_map_checker.modulate = Color.BISQUE
Not shown: 1 places in scenes/player.tscn that only renumber resources
